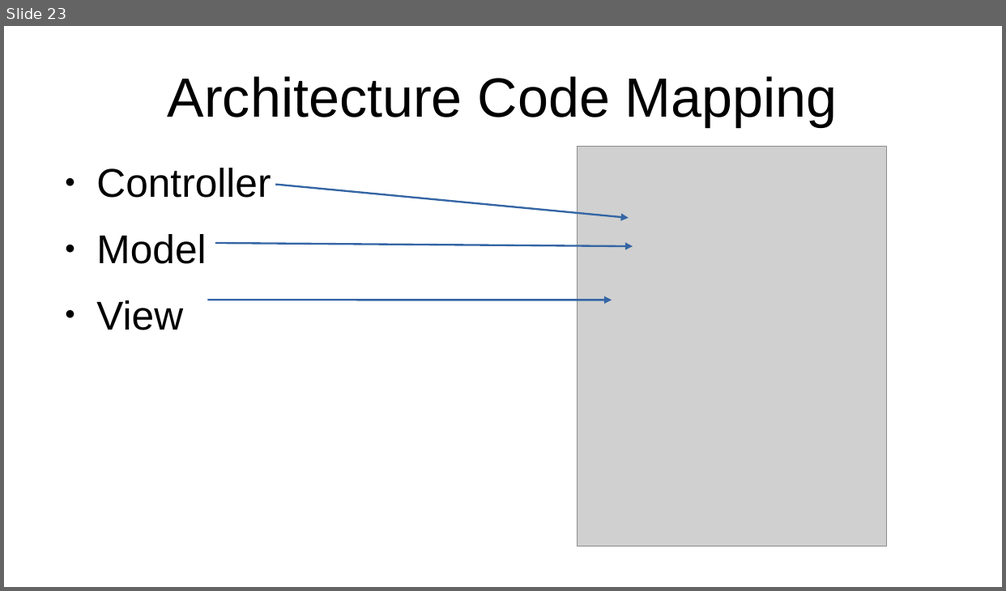
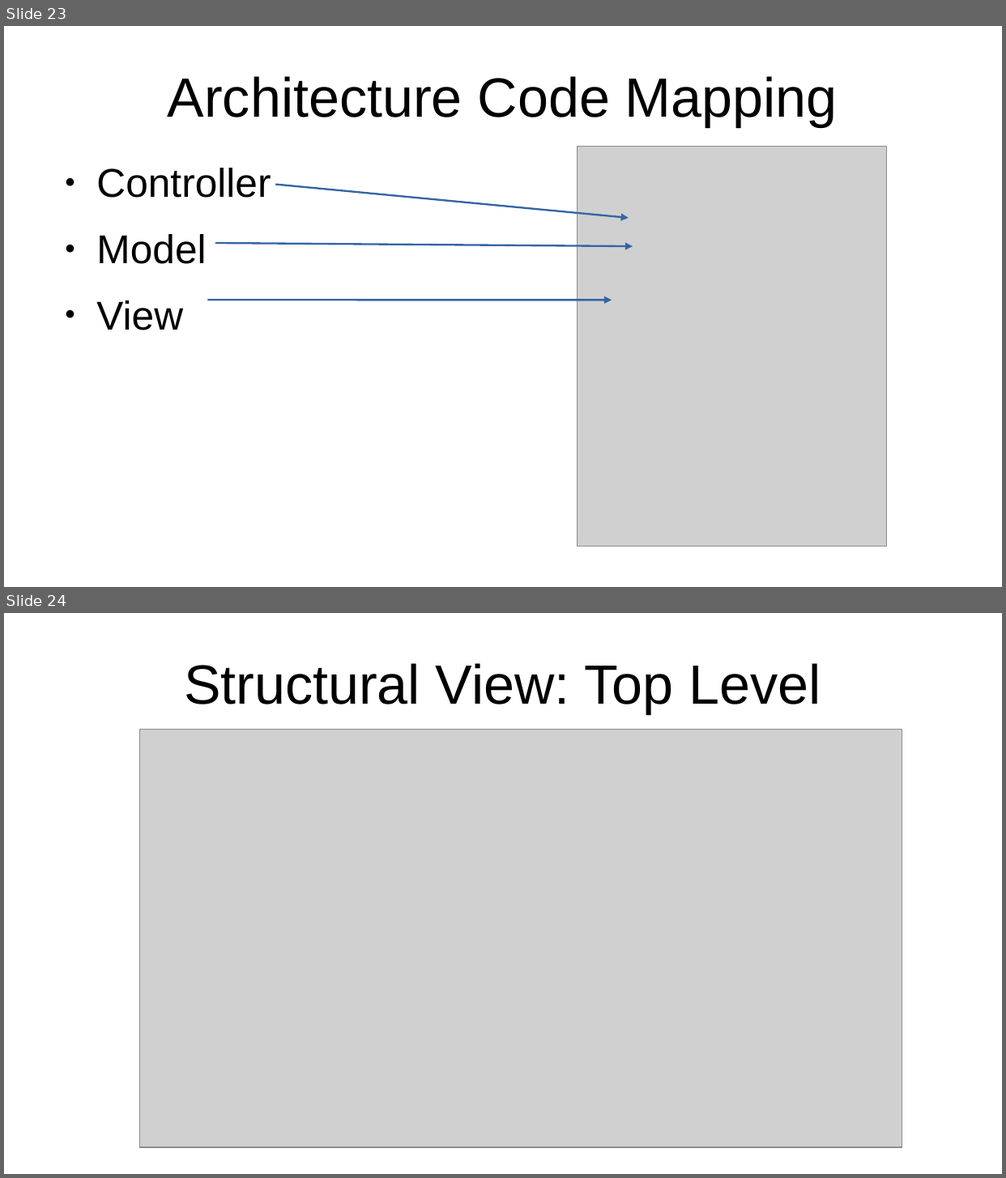
Before and after one commit to al8111/Java-UML-SWT, a slide deck: presentation.odp. Shown one above the other, each under a label of ours: slide 23 before the commit, slides 23 and 24 after it. The pictures are 1006x591 and 1006x1178 pixels, drawn with LibreOffice and Linux fonts; fonts in the diff are those of the drawing; grey boxes stand for pictures. Boxes give left, top, right and bottom in pixels: in the first picture for what was removed or moved away, otherwise in the second. Text is boxed around its words. In the diff, an @@ line names an element or a change of style, - is before the commit and + after.

Commit message:
doc: created structural view top level

```diff
--- a/presentation.odp
+++ b/presentation.odp
@@ slide 24 added at [4,613,1002,1174], background #FFFFFF @@
@@ title added at [184,663,820,714], 44 pt, text #000000 @@
+Structural View: Top Level
@@ picture added at [140,729,902,1148] @@
```
Also in this commit, not shown: 2 other files.
